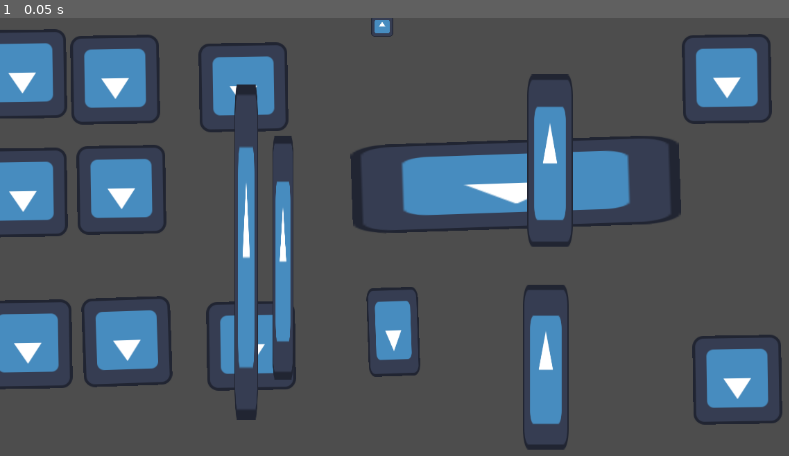
Above: before the commit, frame 1.
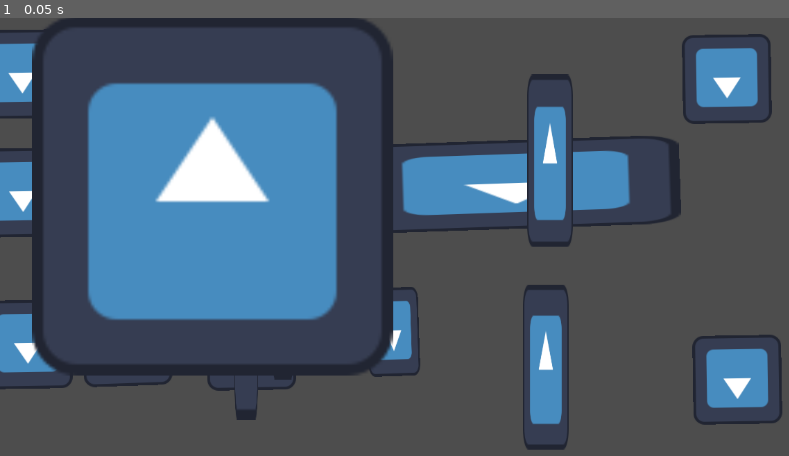
Above: after the commit, the same moment.

Repository: Aaron-C63/Pinky-Vs-BrAIn
Game: Godot game, scene res://Scenes/Test Scene 2.tscn
The game is run twice, just before and just after one commit, with the same random seed, the same clock (stepped at 60 frames per second) and the same inputs. The project has no main scene, so this scene is started directly. The engine's default icon, where the game draws it, is replaced by a stand-in: a white triangle on a blue panel in a dark square.
Inputs:
- Up to frame 1 (0.05 s): no input

The runs differ from the first frame. In frame 1, 23% of the frame differs, in the area x 4-50%, y 0-82%.

Commit message:
2nd comit

Diff:
--- a/Scenes/Test Scene 2.tscn
+++ b/Scenes/Test Scene 2.tscn
@@ -87,6 +87,6 @@
 texture = ExtResource("1_bngky")
 
 [node name="Icon" type="Sprite2D" parent="Icon6/Icon6"]
-position = Vector2(737.206, -86.147)
-scale = Vector2(0.911388, 0.060264)
+position = Vector2(-183.345, -21.4833)
+scale = Vector2(15.295, 1.07063)
 texture = ExtResource("1_bngky")
